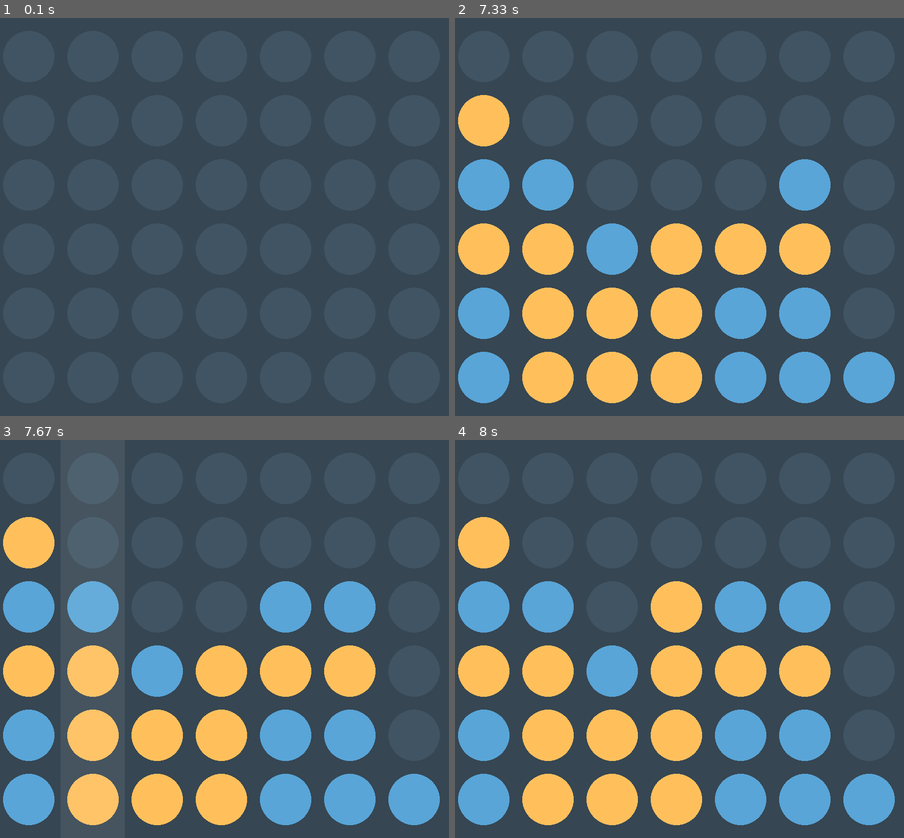
Above: before the commit, frames 1-4 (two rows, left to right).
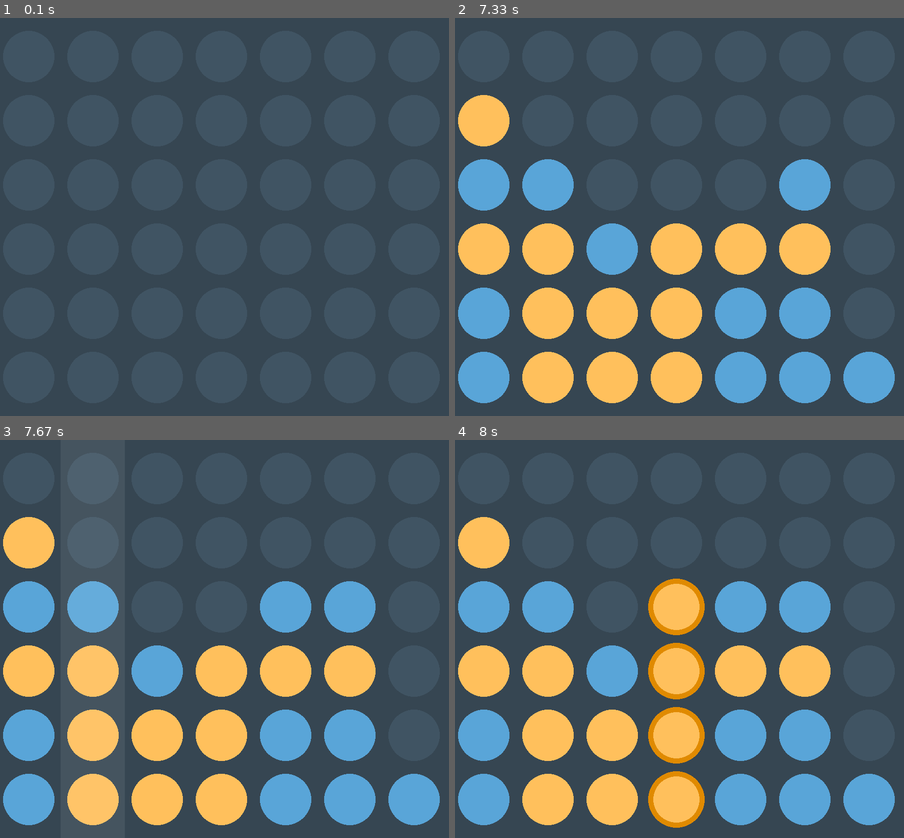
Above: after the commit, the same moments.

Repository: itsRed-v2/Puissance4-pygame
Game: pygame game, started from main.py
Two runs of this game, one before a commit and one after it. Both use one fixed random seed, a clock stepped at 60 frames per second and the inputs below.
Inputs (mouse positions are in pixels of both pictures, inside the frame that each line leads up to):
- Up to frame 1 (0.1 s): no input
- Up to frame 2 (7.33 s): click (675, 217) at 0.38 s; click (531, 308) at 0.72 s; click (683, 85) at 1.05 s; click (850, 368) at 1.38 s; click (603, 85) at 1.72 s; click (818, 209) at 2.05 s; click (540, 141) at 2.38 s; press the mouse at (540, 141) at 2.7 s; move the mouse to (558, 141) at 2.8 s; release the mouse at (576, 145) at 2.93 s; click (607, 332) at 3.05 s; click (576, 145) at 3.38 s; click (630, 201) at 3.72 s; click (589, 121) at 4.05 s; press the mouse at (589, 121) at 4.37 s; move the mouse to (648, 137) at 4.47 s; release the mouse at (710, 153) at 4.6 s; click (526, 133) at 4.72 s; click (504, 145) at 5.05 s; click (845, 264) at 5.38 s; click (508, 256) at 5.72 s; click (760, 276) at 6.05 s; click (805, 236) at 6.38 s; click (755, 181) at 6.72 s; click (670, 133) at 7.05 s
- Up to frame 3 (7.67 s): click (116, 539) at 7.38 s
- Up to frame 4 (8 s): click (706, 583) at 7.72 s

Frames 1-3 are identical in both runs. In frame 4, 1.8% of the frame differs, in the area x 43-56%, y 34-98%.

Commit message:
La série gagnante est affichée

Diff:
--- a/p4/constants.py
+++ b/p4/constants.py
@@ -4,6 +4,7 @@
 TOKEN_RADIUS = 50 # radius of a token on the screen
 TOKEN_GAP = 25 # gap between 2 tokens vertically and horizontally
 COLUMN_WIDTH = TOKEN_RADIUS * 2 + TOKEN_GAP
+TOKEN_OUTLINE_WIDTH = 10
 
 BACKGROUND_COLOR = Color(54, 70, 82)
 TOKEN_COLORS = {
@@ -11,3 +12,8 @@
 	Token.YELLOW: Color(255, 192, 92),
 	Token.EMPTY: Color(64, 84, 99)
 }
+
+TOKEN_COLORS_HIGHLIGHT = {
+	Token.BLUE: Color(35, 103, 149),
+	Token.YELLOW: Color(224, 138, 0),
+}
--- a/p4/display/view.py
+++ b/p4/display/view.py
@@ -5,8 +5,9 @@
 from p4.players.userPlayer import UserPlayer
 from p4.board import Board
 from p4.utils.vector import Vector
+from p4.utils.token import Token
 from p4.display.interface import getHoveredColumn
-from p4.constants import TOKEN_RADIUS, TOKEN_GAP, COLUMN_WIDTH, TOKEN_COLORS, BACKGROUND_COLOR
+from p4.constants import TOKEN_RADIUS, TOKEN_GAP, COLUMN_WIDTH, TOKEN_OUTLINE_WIDTH, TOKEN_COLORS, TOKEN_COLORS_HIGHLIGHT, BACKGROUND_COLOR
 
 class View:
 	def __init__(self, board: Board):
@@ -28,9 +29,15 @@
 				token = board.getTokenAt(x, y)
 				color = TOKEN_COLORS[token]
 
-				pos = getTokenScreenPos(x, y)
+				screenPos = getTokenScreenPos(x, y)
 
-				pygame.draw.circle(screen, color, pos.asTuple(), TOKEN_RADIUS)
+				pygame.draw.circle(screen, color, screenPos.asTuple(), TOKEN_RADIUS)
+
+				if self.isHighlighted(x, y):
+					assert token != Token.EMPTY
+
+					outlineColor = TOKEN_COLORS_HIGHLIGHT[token]
+					pygame.draw.circle(screen, outlineColor, screenPos.asTuple(), TOKEN_RADIUS + (TOKEN_OUTLINE_WIDTH / 2), width=TOKEN_OUTLINE_WIDTH)
 
 		# Drawing hovered column
 		if type(currentPlayer) == UserPlayer:
@@ -44,6 +51,13 @@
 
 		pygame.display.flip()
 
+	def isHighlighted(self, x: int, y: int):
+		for streak in self.board.streaks:
+			for vec in streak:
+				if vec.c == x and vec.r == y:
+					return True
+		return False
+
 def getTokenScreenPos(boardX: int, boardY: int):
 	pos = Vector(boardX, boardY)
 	pos.multiply(COLUMN_WIDTH)
